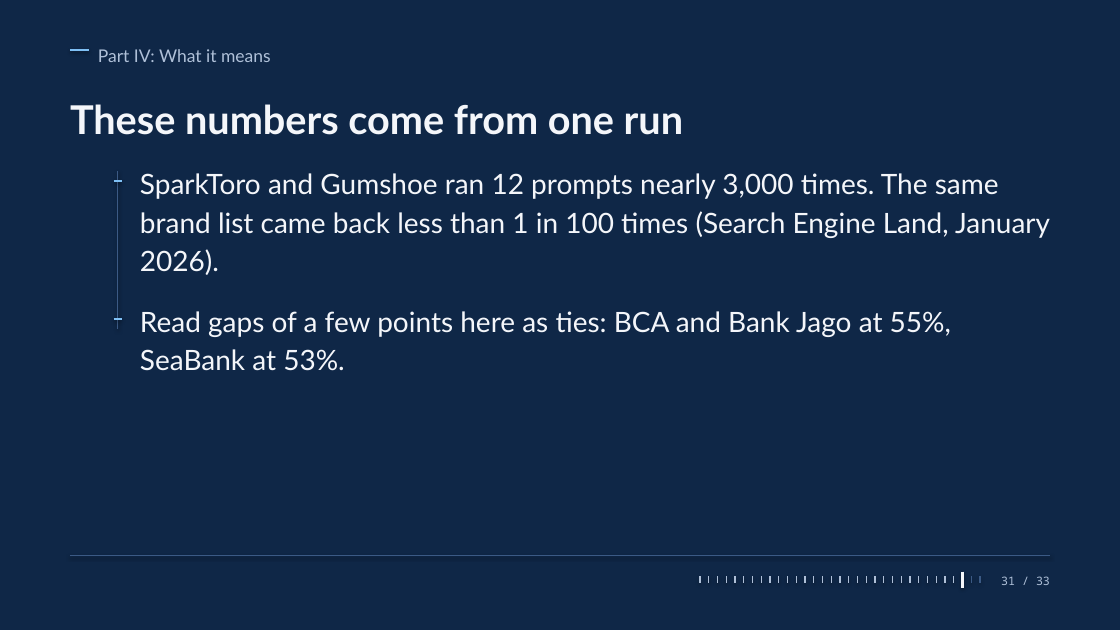
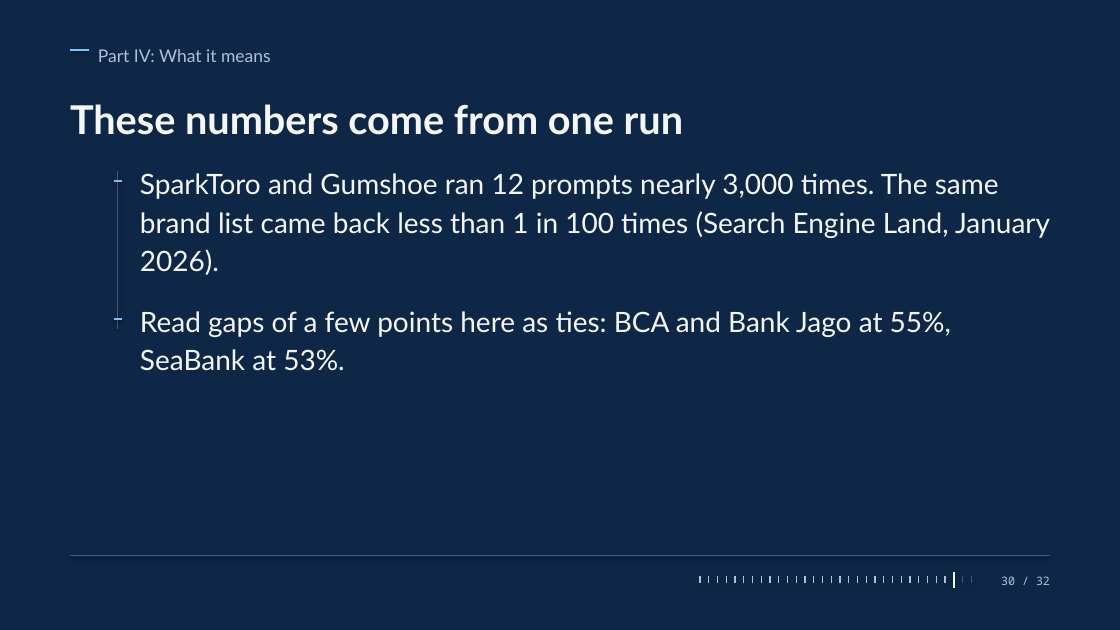
Before and after one commit to rgmwnn/geo-bank-visibility, a slide deck: slide 30 of deck/out/favoured-banks.pptx (slide 31 before the commit). Drawn at 1120x630 pixels with LibreOffice and Linux fonts; fonts in the diff are those of the drawing. Boxes give left, top, right and bottom in pixels: in the first picture for what was removed or moved away, otherwise in the second. Text is boxed around its words. In the diff, an @@ line names an element or a change of style, - is before the commit and + after.

```diff
--- a/deck/out/favoured-banks.pptx
+++ b/deck/out/favoured-banks.pptx
@@ line moved from (954, 576) - (954, 583) to (954, 572) - (954, 588) @@
@@ line (954, 572) - (954, 588): stroke #AFC0D8 1 pt to #F4F6FA 2 pt @@
@@ line moved from (963, 572) - (963, 588) to (963, 576) - (963, 583) @@
@@ line (963, 576) - (963, 583): stroke #F4F6FA 2 pt to #3B5A85 1 pt @@
@@ line removed from (981, 576) to (981, 583) @@
@@ text at (x1=1001, y1=576, x2=1050, y2=585): text changed @@
-31 / 33
+30 / 32
```
Also in this commit, not shown: 25 other slides changed, 1 slide added, 2 slides removed, 4 other files.
